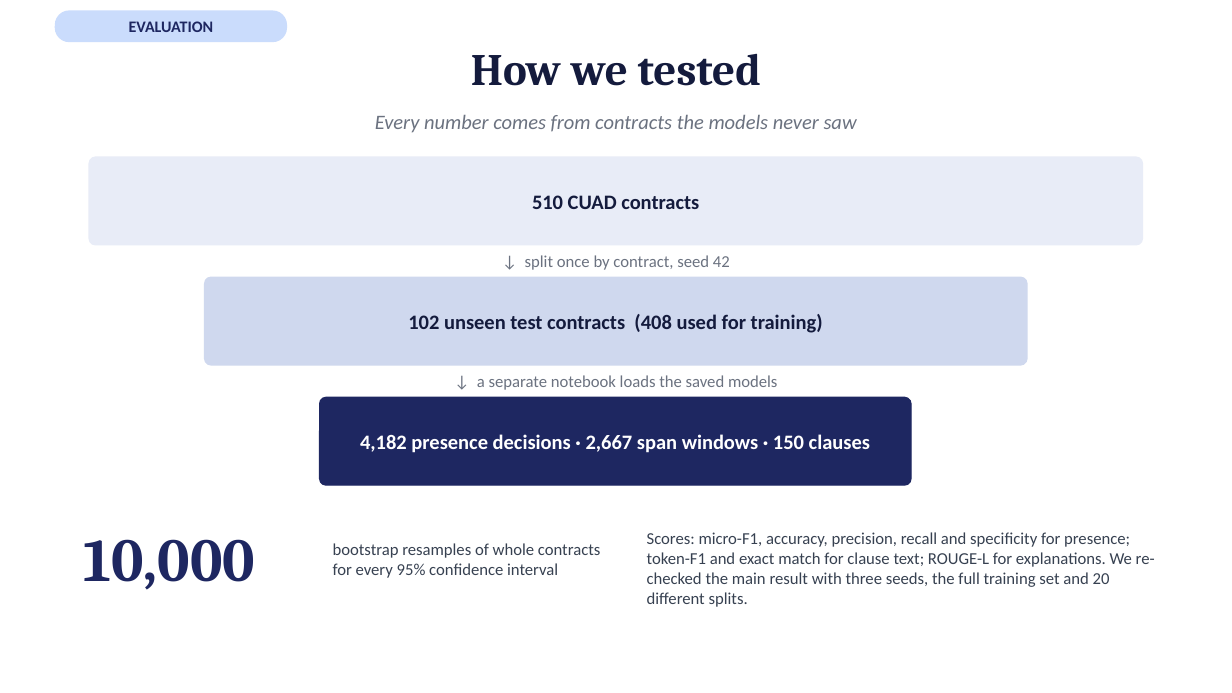
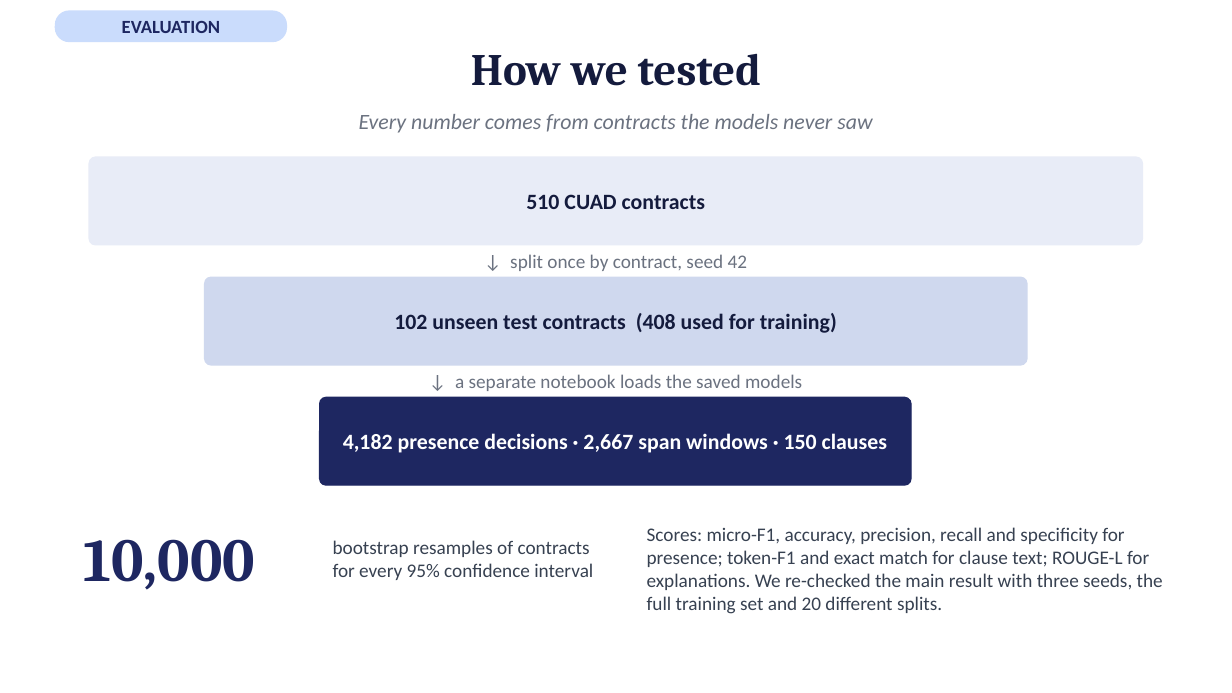
Before and after one commit to afnanmz168/clausify-p3, a slide deck: slide 11 of P25301051-p3-presentation-15-slides.pptx. Drawn at 1232x693 pixels with LibreOffice and Linux fonts; fonts in the diff are those of the drawing. Boxes give left, top, right and bottom in pixels: in the first picture for what was removed or moved away, otherwise in the second. Text is boxed around its words. In the diff, an @@ line names an element or a change of style, - is before the commit and + after.

```diff
--- a/P25301051-p3-presentation-15-slides.pptx
+++ b/P25301051-p3-presentation-15-slides.pptx
@@ text "EVALUATION" at (122,21,220,33): size 12.5 to 14.5 pt @@
@@ size 16 to 17 pt in 4 elements at (359,114,872,133), (526,194,705,209), (394,313,837,333), (343,433,887,453) @@
@@ size 13 to 15 pt in 3 elements at (510,254,747,271), (455,374,802,391), (647,527,1163,614) @@
@@ text at (333,540,590,557): text changed; size 13 to 15 pt @@
-bootstrap resamples of whole contracts
+bootstrap resamples of contracts
@@ text at (333,563,593,580): size 13 to 15 pt in "for every 95% confidence interval" @@
```
Also in this commit, not shown: 13 other slides changed.
